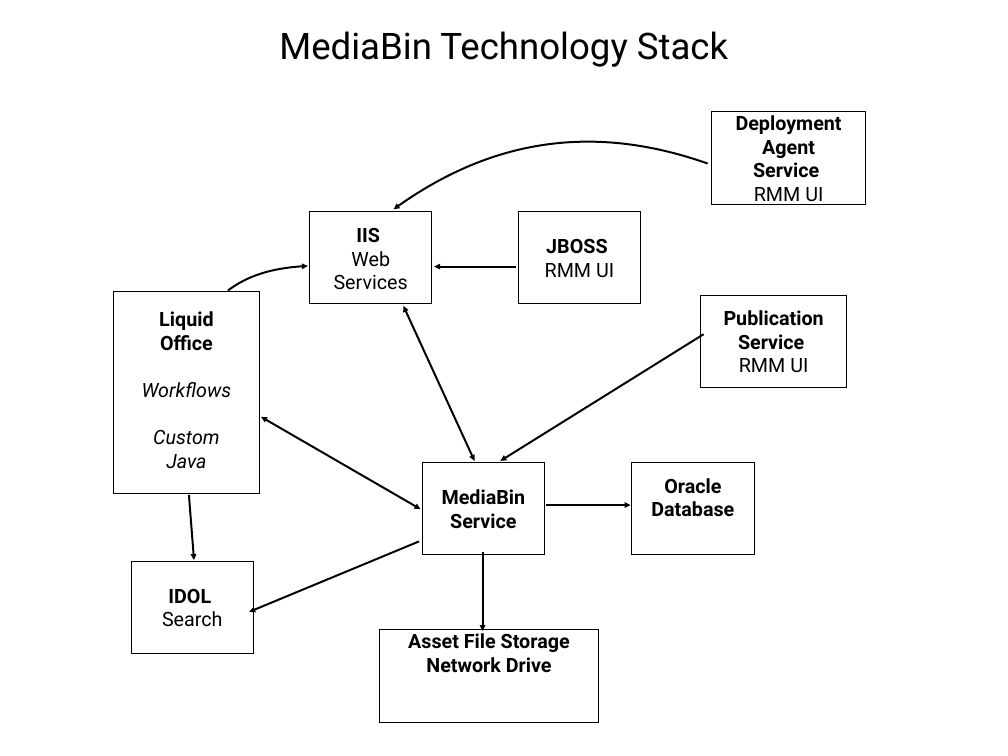
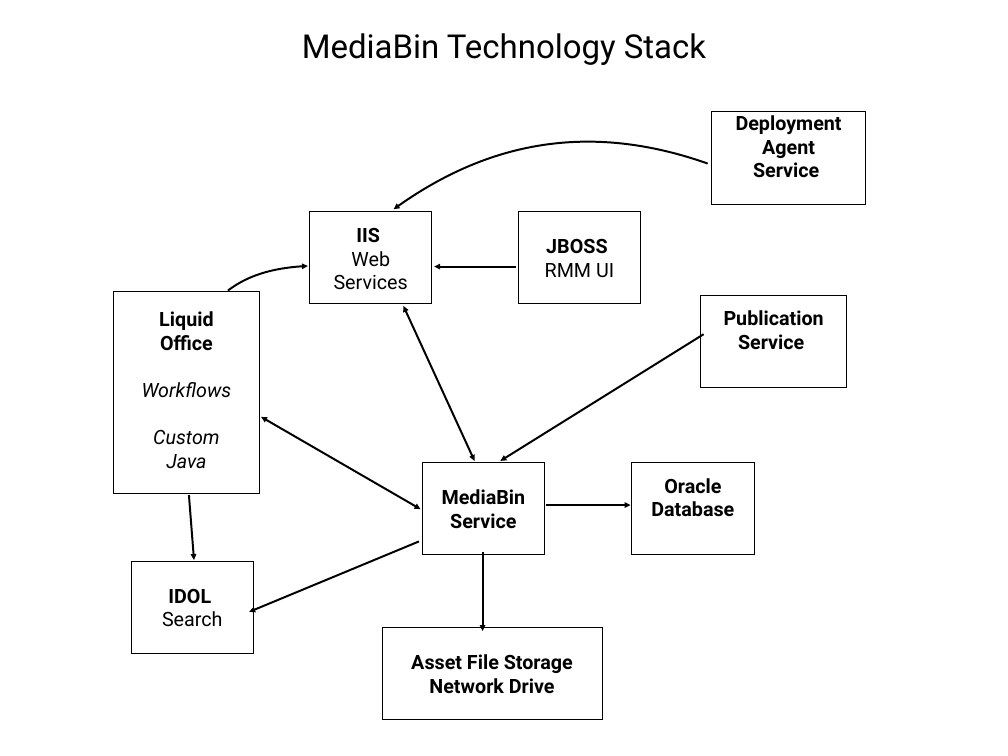
Before and after one commit to wshromoff/SOL, a slide deck: slide 3 of Files/Metadata_Groupings/Tables.pptx. Drawn at 1008x756 pixels with LibreOffice and Linux fonts; fonts in the diff are those of the drawing. Boxes give left, top, right and bottom in pixels: in the first picture for what was removed or moved away, otherwise in the second. Text is boxed around its words. In the diff, an @@ line names an element or a change of style, - is before the commit and + after.

```diff
--- a/Files/Metadata_Groupings/Tables.pptx
+++ b/Files/Metadata_Groupings/Tables.pptx
@@ title "MediaBin Technology Stack" at bbox=[302, 33, 706, 65]: size 37.2 to 33.5 pt @@
@@ text at bbox=[754, 187, 823, 205]: paragraph removed @@
-RMM UI
@@ text at bbox=[739, 358, 808, 373]: paragraph removed @@
-RMM UI
@@ text "Asset File Storage Network Drive": place and size @@
-text "Asset File Storage Network Drive" at bbox=[408, 630, 570, 673]
+text "Asset File Storage Network Drive" at bbox=[411, 654, 573, 694]
```
Also in this commit, not shown: 9 other slides changed, 1 slide added, 2 other files.
